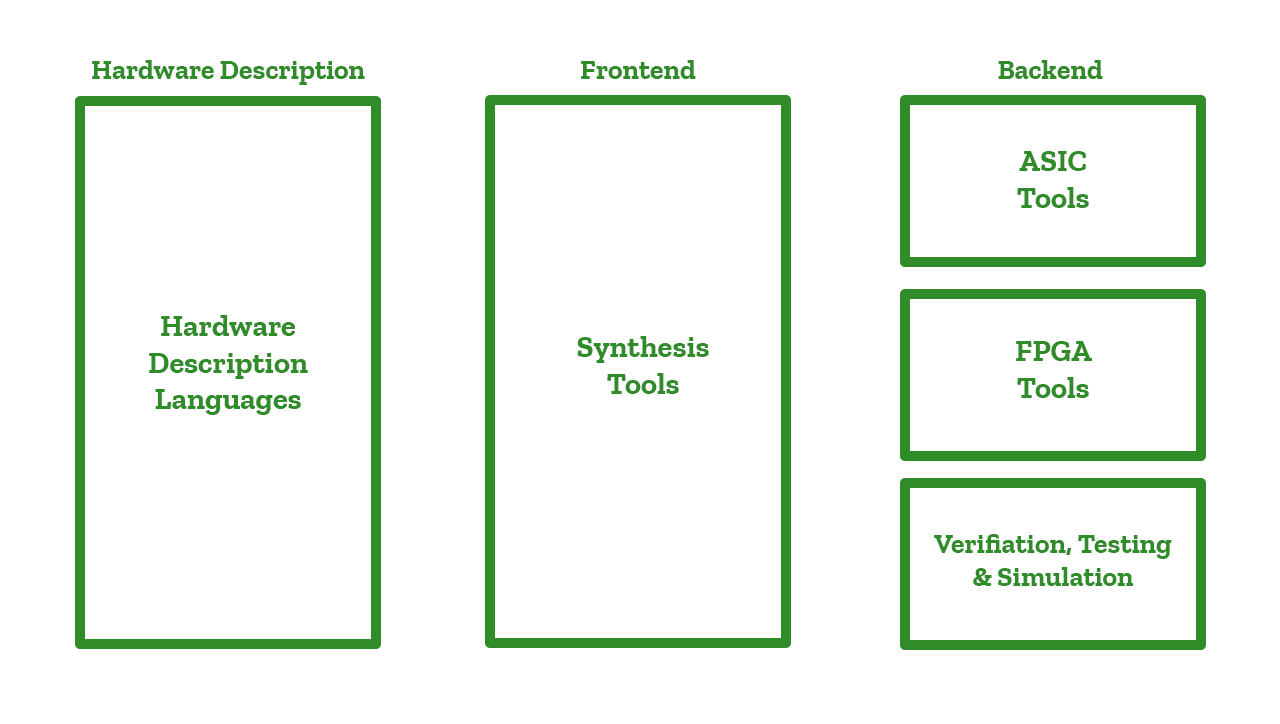
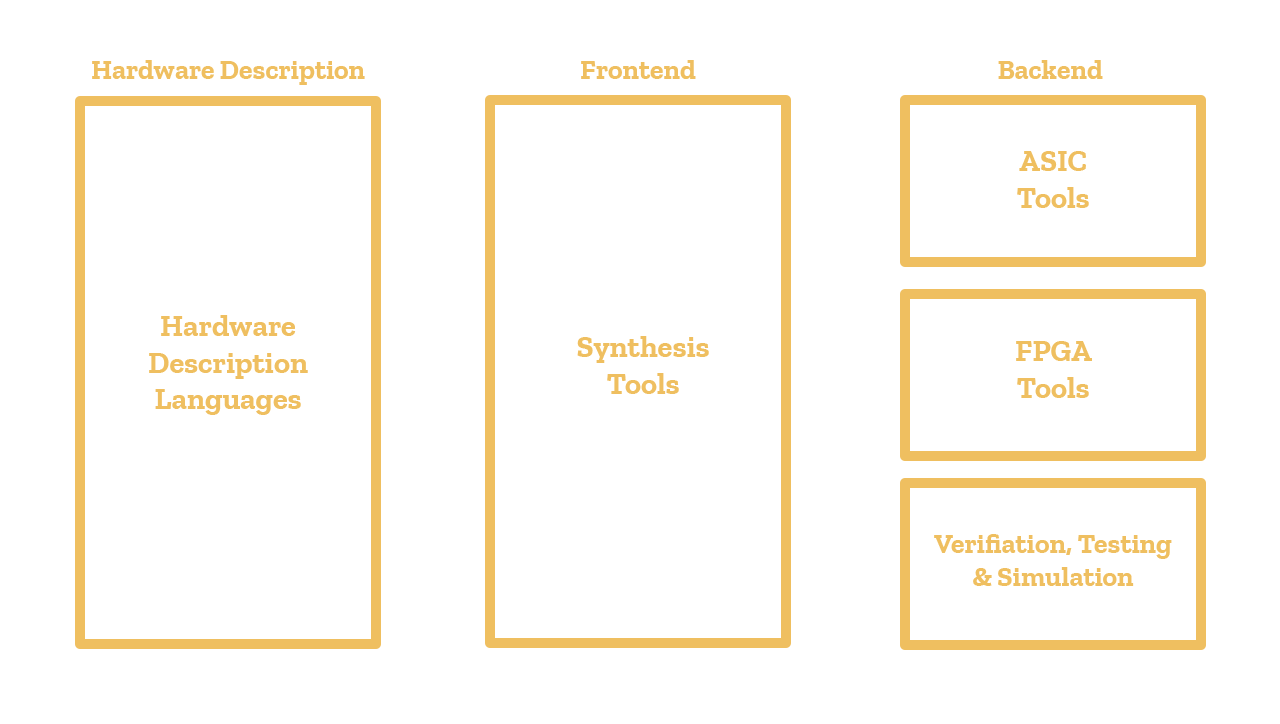
Before/after of a 1280 × 724 layered artwork. What changed in the layer stack:
pixels changed over bbox(75, 60, 1206, 650) (layer not identified)
